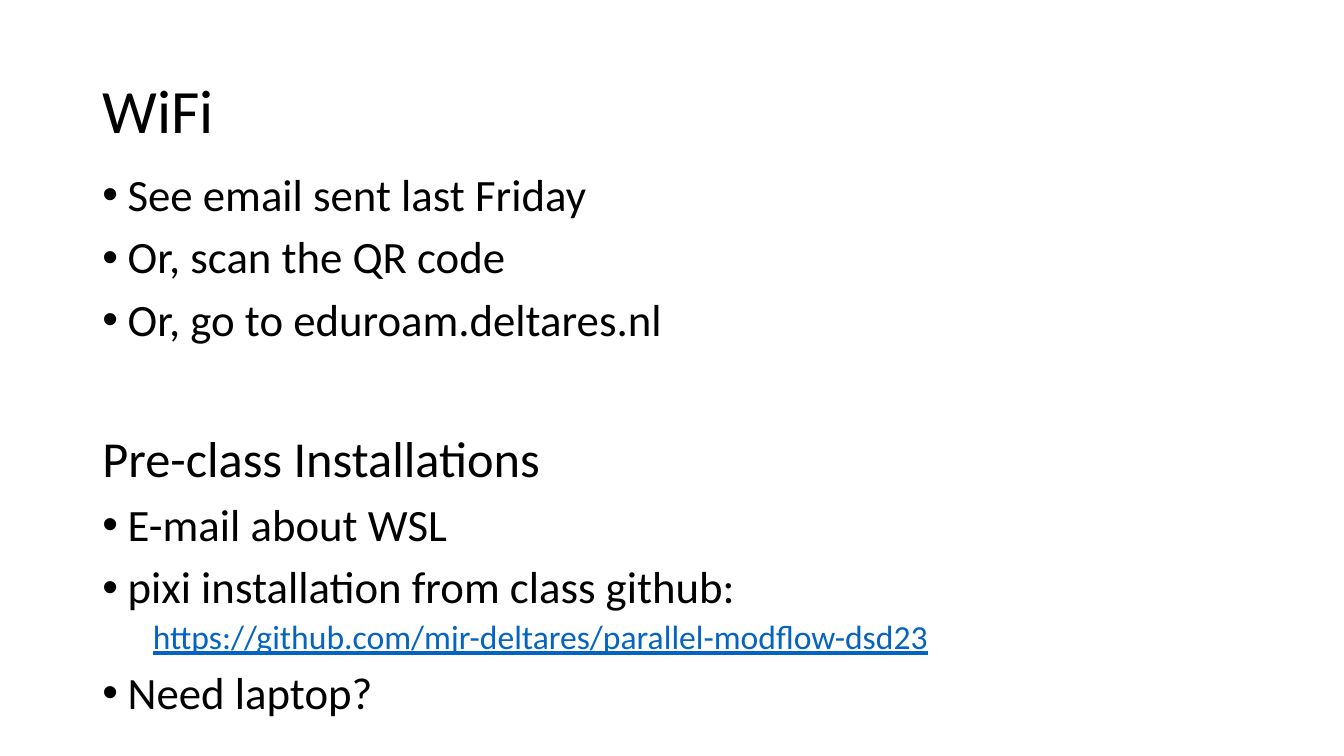
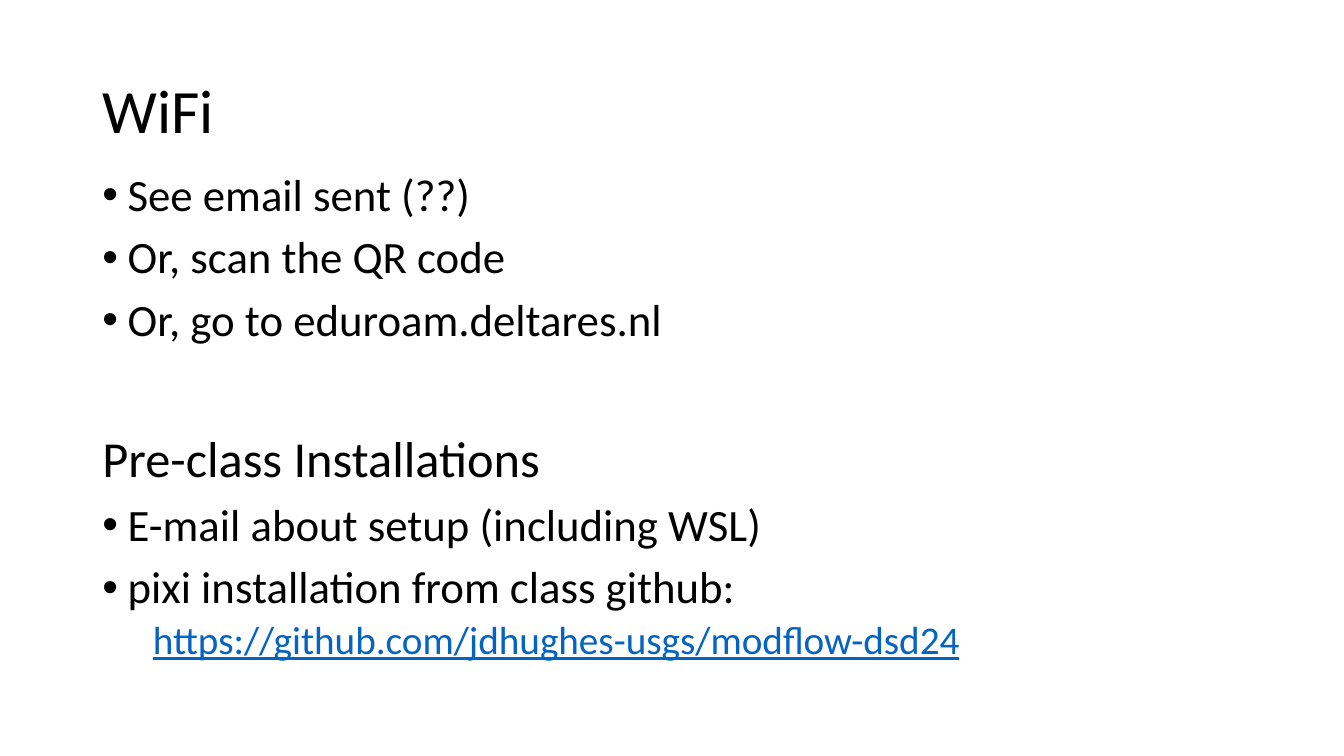
Before and after one commit to martclanor/modflow-dsd24, a slide deck: slide 5 of presentations/0-Welcome.pptx. Drawn at 1344x756 pixels with LibreOffice and Linux fonts; fonts in the diff are those of the drawing. Boxes give left, top, right and bottom in pixels: in the first picture for what was removed or moved away, otherwise in the second. Text is boxed around its words. In the diff, an @@ line names an element or a change of style, - is before the commit and + after.

```diff
--- a/presentations/0-Welcome.pptx
+++ b/presentations/0-Welcome.pptx
@@ text at [128,180,391,212]: text changed @@
-• See email sent last Friday
+• See email sent (??)
@@ text at [128,508,761,549]: text changed @@
-• E-mail about WSL
+• E-mail about setup (including WSL)
@@ text at [153,626,960,661]: text changed; size 24 to 28 pt @@
-  https://github.com/mjr-deltares/parallel-modflow-dsd23
-• Need laptop?
+  https://github.com/jdhughes-usgs/modflow-dsd24
```
Also in this commit, not shown: 2 other slides changed, 1 slide added, 1 slide removed, 3 other files.
